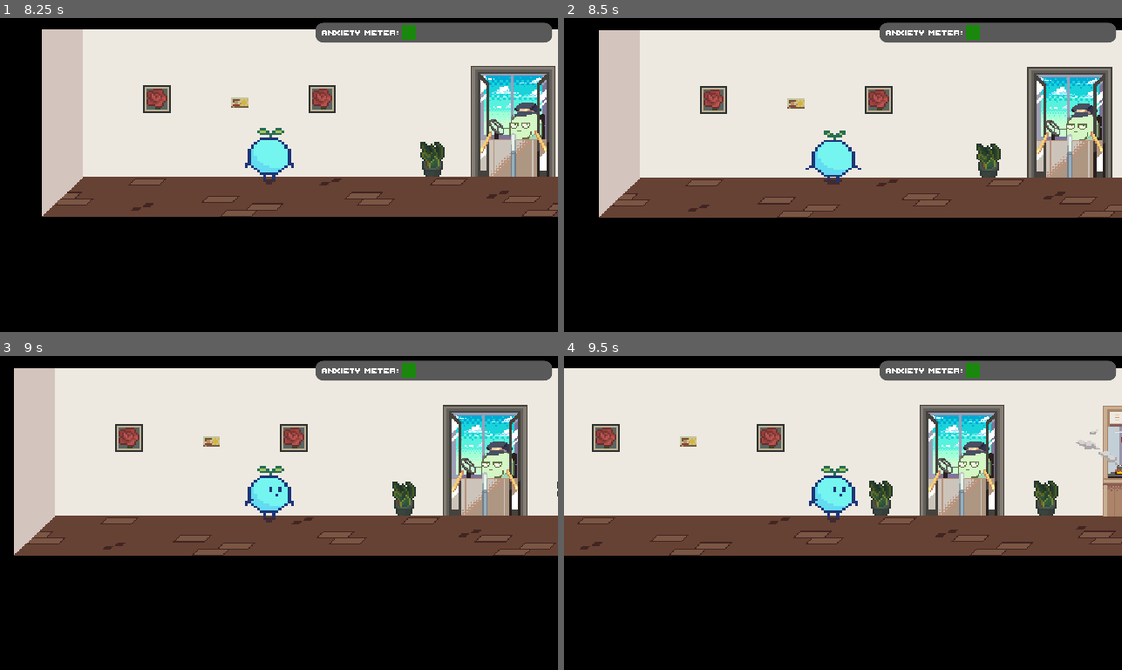
Above: before the commit, frames 1-4 (two rows, left to right).
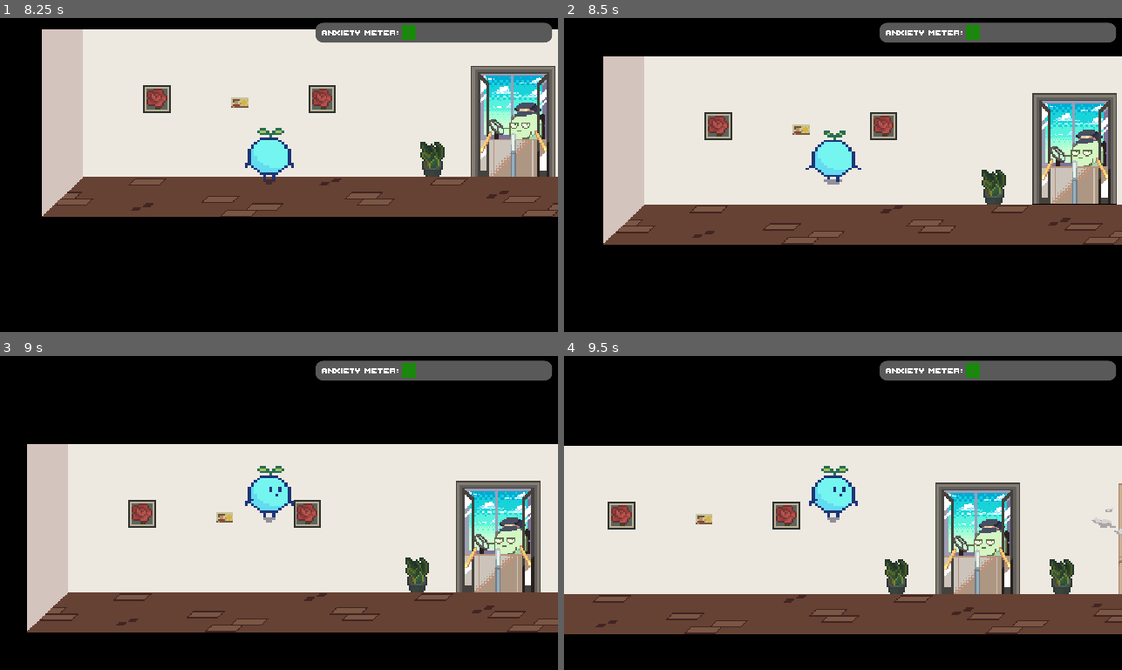
Above: after the commit, the same moments.

Repository: Tkaixiang/Microbform
Game: Godot game, scene res://Rooms/World.tscn
The game is run twice, just before and just after one commit, with the same random seed, the same clock (stepped at 60 frames per second) and the same inputs.
Inputs (mouse positions are in pixels of both pictures, inside the frame that each line leads up to):
- Up to frame 1 (8.25 s): tap Enter (enter) at 0.5, 0.6, 2.1, 2.75, 2.85, 3.5, 3.6, 4.25, 4.35, 5.75, 5.85, 6.6, 7.25, 7.35, 8.1 s; hold Right (ui_right) 0.53-1.25 s; click "Start Game" at 1.25 s; hold Down (ui_down) 2.03-2.78 s; hold Right (ui_right) 2.78-3.53 s; hold Up (ui_up) 3.53-4.28 s; hold Left (ui_left) 4.28-5 s; click (267, 284) at 5.02 s; type "Alex" at 5.1 s; hold Left (ui_left) 5.78-6.53 s; hold Down (ui_down) 6.53-7.28 s; hold Right (ui_right) 7.28-8.03 s; hold Up (ui_up) from 8.03 s (still down)
- Up to frame 2 (8.5 s): keep holding Up (ui_up)
- Up to frame 3 (9 s): release Up (ui_up) at 8.78 s; hold Right (ui_right) from 8.78 s (still down); tap Enter (enter) at 8.85 s
- Up to frame 4 (9.5 s): keep holding Right (ui_right)

Frame 1 is identical in both runs. In frame 2, 31% of the frame differs, in the area x 6-100%, y 3-73%; in frame 3, 63%; in frame 4, 67%, in the area x 0-100%, y 3-89%.

Commit message:
add canteen scene basic

Diff:
--- /dev/null
+++ b/Mindfulhacks/Rooms/Canteen.gd
@@ -0,0 +1,110 @@
+extends Node2D
+onready var root = get_tree().current_scene
+onready var player = $Player
+onready var SpeechText = $Player/Camera2D/SpeechText
+onready var STMsg = $Player/Camera2D/SpeechText/Msg
+onready var doorDones = [$DoorDone, $DoorDone2, $DoorDone3]
+var initState = 0
+var playerName = "MCB"
+
+var door1Area = false
+var door2Area = false
+var door3Area = false
+
+var introArea = false
+var introDoneState = false
+var bananaDoneState = false
+
+func _ready():
+	player.movement = false
+	for x in doorDones:
+		x.visible = false
+	SpeechText.connect("allDone", self, "_all_Done")
+	SpeechText.connect("selectedOption", self, "selectedOption")
+	initState = 1
+	SpeechText.setPic("res://assets/Player/playerBase.png")
+	SpeechText.addMsg("After a disastrous bus trip, you finally reach school.")
+	SpeechText.addMsg("~This is an innocent time skip~")
+	SpeechText.addMsg("Now, do you find your surroundings suspiciously familiar? ")
+	SpeechText.addMsg("Indeed, this is the source of nightmare, an unholy ground filled with malicious traps and evilness lurking behind pillars, the 18th floor of purgatory.")
+	SpeechText.addMsg("The Canteen.")
+	SpeechText.addMsg("Perhaps you feel overwhelmed by the chaotic waves of people before your eyes, or the near-deafening sounds of noisy conversations and frequent...")
+	SpeechText.addMsg("...abrupt screams. Perhaps you shrink away the eyes of strangers judging every single of your gestures. Perhaps you are too sharply aware of...")
+	SpeechText.addMsg("... your lonesome figure, and are leaning towards deciding that the chocolate bar from the distant vending machine would make for a more wonderful...")
+	SpeechText.addQuestion("...lunch instead.", ["Neither god nor demon shall take away my food!", "My anxiety is all in my head. I'm just buying lunch, what the heck...", "*Brain already short-circuited."])
+	SpeechText.playNext()
+
+func _all_Done(type):
+	if (initState == 1):
+		SpeechText.visible = true
+		STMsg.visible = false
+		initState = 2
+	elif (initState == 3):
+		player.movement = true
+
+func selectedOption(option):
+	player.movement = true
+	SpeechText.stopNReset()
+	# if (initState == 3):
+		#SpeechText.stopNReset()
+		#if (option == 1):
+			#if (door1Area):
+				#root.gotoScene("res://Rooms/TestScene.tscn")
+			#elif (door2Area):
+				#pass
+			#elif (door3Area):
+				#pass
+
+func setDoorDone(number):
+	doorDones[number].visible = true
+
+func _on_Door1_area_entered(area):
+	door1Area = true
+	if (not root.doorDoneState[0]):
+		SpeechText.addMsg("Ah, it's time to take the bus to school before I am late! Gas gas gas ")
+		SpeechText.addQuestion("Take the bus?", ["Yes", "No"])
+		SpeechText.playNext()
+func _on_Door1_area_exited(area):
+	SpeechText.stopNReset()
+	door1Area = false
+
+func _on_Door2_area_entered(area):
+	door2Area = true
+
+	if (not root.doorDoneState[1]):
+		SpeechText.addMsg("The business, social and economical capital of this civilisation. Where everything goes down.")
+		SpeechText.addQuestion("Head to the canteen?", ["Yes", "No"])
+		SpeechText.playNext()
+func _on_Door2_area_exited(area):
+	SpeechText.stopNReset()
+	door2Area = false
+
+func _on_Door3_area_entered(area):
+	door3Area = true
+
+	if (not root.doorDoneState[2]):
+		SpeechText.addMsg("It's my friend MCB's birthday! Join me as we are going on a trip in our favourite rocket shi- I mean, on a trip to the party!")
+		SpeechText.addQuestion("Head to the party?", ["Yes", "No"])
+		SpeechText.playNext()
+
+func _on_Door3_area_exited(area):
+	SpeechText.stopNReset()
+	door3Area = false
+
+func _on_Banana_area_entered(area):
+
+	if (not bananaDoneState):
+		player.movement = false
+
+		SpeechText.addMsg("Crash!")
+		SpeechText.addMsg("As you are wondering why your world has suddenly turned 180 degrees, a burst of stinging pain registers in your knees.")
+		SpeechText.addMsg("Congratulations on triggering the flag of one of the most embarassing incidents that can happen in a canteen, tripping over a banana peel!")
+		# should probably be something like player stands up here
+		SpeechText.addMsg("Almost everybody's gazes are on your body, and no, this time it is not your made-up illusion.")
+		SpeechText.addMsg("As you slowly stand up, uncontrollable thoughts such as 'I want to jump into a hole right now' and 'Why am I so stupid goddamnit' pour into...")
+		SpeechText.addMsg("...your mind.")
+		SpeechText.addMsg("It feels as if the stares of the people around you are full of judgement and disdain for your idiocy.")
+		SpeechText.addQuestion("What will you do?", ["Go into panic attack mode.", "Smile. Tripping over things is perfectly normal human behavior.", "Take a deep breath, and continue walking forward. Your stomach is still growling."])
+		SpeechText.playNext()
+
+		bananaDoneState = true
--- /dev/null
+++ b/Mindfulhacks/Rooms/Canteen.tscn
@@ -0,0 +1,200 @@
+[gd_scene load_steps=12 format=2]
+
+[ext_resource path="res://assets/Speech Text/SpeechText.tscn" type="PackedScene" id=1]
+[ext_resource path="res://assets/Player/Player.tscn" type="PackedScene" id=2]
+[ext_resource path="res://assets/AnxietyMeter/AnxietyMeter.tscn" type="PackedScene" id=3]
+[ext_resource path="res://Rooms/Canteen.gd" type="Script" id=4]
+[ext_resource path="res://assets/Canteen/canteen interior.png" type="Texture" id=5]
+[ext_resource path="res://assets/Fonts/Smaller.tres" type="DynamicFont" id=6]
+
+[sub_resource type="RectangleShape2D" id=1]
+extents = Vector2( 159.137, 21.868 )
+
+[sub_resource type="RectangleShape2D" id=2]
+extents = Vector2( 3.526, 50.0494 )
+
+[sub_resource type="RectangleShape2D" id=5]
+extents = Vector2( 2.22766, 5.29675 )
+
+[sub_resource type="RectangleShape2D" id=3]
+extents = Vector2( 19.8454, 8.6911 )
+
+[sub_resource type="CircleShape2D" id=4]
+radius = 8.05622
+
+[node name="Canteen" type="Node2D"]
+script = ExtResource( 4 )
+
+[node name="StaticBody2D" type="StaticBody2D" parent="."]
+__meta__ = {
+"_edit_lock_": true
+}
+
+[node name="corridor (without door)" type="Sprite" parent="StaticBody2D"]
+position = Vector2( 92.6864, 49.9547 )
+scale = Vector2( 0.456737, 0.646846 )
+texture = ExtResource( 5 )
+
+[node name="TopLeft" type="CollisionPolygon2D" parent="StaticBody2D"]
+scale = Vector2( 0.890059, 0.992668 )
+polygon = PoolVector2Array( 0.207684, 97.5393, 15.3438, 65.1648, 359.559, 65.7345, 359.138, 0.831429, 0.207687, 0.415789 )
+
+[node name="Bottom" type="CollisionShape2D" parent="StaticBody2D"]
+position = Vector2( 162.88, 118.637 )
+shape = SubResource( 1 )
+
+[node name="Right" type="CollisionShape2D" parent="StaticBody2D"]
+position = Vector2( 322.136, 76.0391 )
+shape = SubResource( 2 )
+
+[node name="CollisionShape2D" type="CollisionShape2D" parent="StaticBody2D"]
+position = Vector2( 68.4779, 71.522 )
+shape = SubResource( 5 )
+
+[node name="Door1" type="Area2D" parent="."]
+scale = Vector2( 0.890059, 0.992668 )
+
+[node name="CollisionShape2D" type="CollisionShape2D" parent="Door1"]
+position = Vector2( 182.999, 67.0757 )
+shape = SubResource( 3 )
+
+[node name="Door2" type="Area2D" parent="."]
+position = Vector2( 36, 0 )
+scale = Vector2( 0.890059, 0.992668 )
+
+[node name="CollisionShape2D" type="CollisionShape2D" parent="Door2"]
+position = Vector2( 214.75, 67.0757 )
+shape = SubResource( 3 )
+
+[node name="Door3" type="Area2D" parent="."]
+position = Vector2( 27, 0 )
+scale = Vector2( 0.890059, 0.992668 )
+
+[node name="CollisionShape2D" type="CollisionShape2D" parent="Door3"]
+position = Vector2( 297.529, 67.0757 )
+shape = SubResource( 3 )
+
+[node name="DoorDone" type="Control" parent="."]
+margin_left = 143.002
+margin_top = 44.0007
+margin_right = 183.002
+margin_bottom = 84.0007
+__meta__ = {
+"_edit_use_anchors_": false
+}
+
+[node name="Panel" type="Panel" parent="DoorDone"]
+margin_top = 2.18921
+margin_right = 41.0
+margin_bottom = 13.1892
+rect_rotation = -18.7
+__meta__ = {
+"_edit_use_anchors_": false
+}
+
+[node name="Done" type="Label" parent="DoorDone"]
+margin_left = 3.0
+margin_top = 1.18921
+margin_right = 39.0
+margin_bottom = 11.1892
+rect_rotation = -18.652
+custom_fonts/font = ExtResource( 6 )
+custom_colors/font_color = Color( 0.87451, 0, 0, 1 )
+text = "Anxiety"
+__meta__ = {
+"_edit_use_anchors_": false
+}
+
+[node name="DoorDone2" type="Control" parent="."]
+margin_left = 205.002
+margin_top = 44.0007
+margin_right = 245.002
+margin_bottom = 84.0007
+__meta__ = {
+"_edit_use_anchors_": false
+}
+
+[node name="Panel" type="Panel" parent="DoorDone2"]
+margin_top = 2.18921
+margin_right = 41.0
+margin_bottom = 13.1892
+rect_rotation = -18.7
+__meta__ = {
+"_edit_use_anchors_": false
+}
+
+[node name="Done" type="Label" parent="DoorDone2"]
+margin_left = 3.0
+margin_top = 1.18921
+margin_right = 39.0
+margin_bottom = 11.1892
+rect_rotation = -18.652
+custom_fonts/font = ExtResource( 6 )
+custom_colors/font_color = Color( 0.87451, 0, 0, 1 )
+text = "Anxiety"
+__meta__ = {
+"_edit_use_anchors_": false
+}
+
+[node name="DoorDone3" type="Control" parent="."]
+margin_left = 270.002
+margin_top = 44.0007
+margin_right = 310.002
+margin_bottom = 84.0007
+__meta__ = {
+"_edit_use_anchors_": false
+}
+
+[node name="Panel" type="Panel" parent="DoorDone3"]
+margin_top = 2.18921
+margin_right = 41.0
+margin_bottom = 13.1892
+rect_rotation = -18.7
+__meta__ = {
+"_edit_use_anchors_": false
+}
+
+[node name="Done" type="Label" parent="DoorDone3"]
+margin_left = 3.0
+margin_top = 1.18921
+margin_right = 39.0
+margin_bottom = 11.1892
+rect_rotation = -18.652
+custom_fonts/font = ExtResource( 6 )
+custom_colors/font_color = Color( 0.87451, 0, 0, 1 )
+text = "Anxiety"
+__meta__ = {
+"_edit_use_anchors_": false
+}
+
+[node name="Player" parent="." instance=ExtResource( 2 )]
+position = Vector2( 31.4818, 75.7965 )
+scale = Vector2( 1.05674, 1.20685 )
+
+[node name="Camera2D" type="Camera2D" parent="Player"]
+position = Vector2( 3.78523, 2.66686 )
+current = true
+zoom = Vector2( 0.6, 0.9 )
+
+[node name="AnxietyMeter" parent="Player/Camera2D" instance=ExtResource( 3 )]
+margin_left = 11.8436
+margin_top = -65.4721
+margin_right = 11.8436
+margin_bottom = -65.4721
+rect_scale = Vector2( 0.261429, 0.298159 )
+
+[node name="SpeechText" parent="Player/Camera2D" instance=ExtResource( 1 )]
+margin_left = -89.5722
+margin_top = 16.228
+margin_right = -89.5722
+margin_bottom = 16.228
+rect_scale = Vector2( 0.56, 0.741 )
+
+[node name="Banana" type="Area2D" parent="."]
+
+[node name="CollisionShape2D" type="CollisionShape2D" parent="Banana"]
+position = Vector2( 58.2206, 84.0007 )
+scale = Vector2( 0.45, 0.45 )
+shape = SubResource( 4 )
+
+[connection signal="area_entered" from="Banana" to="." method="_on_Banana_area_entered"]
--- a/Mindfulhacks/Rooms/StartingRoom.tscn
+++ b/Mindfulhacks/Rooms/StartingRoom.tscn
@@ -13,13 +13,7 @@
 [ext_resource path="res://assets/StartingRoom/street door.png" type="Texture" id=11]
 [ext_resource path="res://assets/AnxietyMeter/AnxietyMeter.tscn" type="PackedScene" id=12]
 
-[sub_resource type="RectangleShape2D" id=1]
-extents = Vector2( 159.137, 21.868 )
-
-[sub_resource type="RectangleShape2D" id=2]
-extents = Vector2( 3.526, 50.0494 )
-
-[sub_resource type="TileSet" id=3]
+[sub_resource type="TileSet" id=1]
 0/name = "interiorPack.png 0"
 0/texture = ExtResource( 10 )
 0/tex_offset = Vector2( 0, 0 )
@@ -77,6 +71,12 @@
 3/shapes = [  ]
 3/z_index = 0
 
+[sub_resource type="RectangleShape2D" id=2]
+extents = Vector2( 159.137, 21.868 )
+
+[sub_resource type="RectangleShape2D" id=3]
+extents = Vector2( 3.526, 50.0494 )
+
 [sub_resource type="RectangleShape2D" id=4]
 extents = Vector2( 19.8454, 8.6911 )
 
@@ -108,25 +108,25 @@
 scale = Vector2( 0.459707, 0.643537 )
 texture = ExtResource( 11 )
 
-[node name="TopLeft" type="CollisionPolygon2D" parent="StaticBody2D"]
-scale = Vector2( 0.890059, 0.992668 )
-polygon = PoolVector2Array( 0.207684, 97.5393, 15.3438, 65.1648, 359.559, 65.7345, 359.138, 0.831429, 0.207687, 0.415789 )
-
-[node name="Bottom" type="CollisionShape2D" parent="StaticBody2D"]
-position = Vector2( 160.191, 119.828 )
-shape = SubResource( 1 )
-
-[node name="Right" type="CollisionShape2D" parent="StaticBody2D"]
-position = Vector2( 322.136, 76.0391 )
-shape = SubResource( 2 )
-
 [node name="InteriorDeco" type="TileMap" parent="."]
 position = Vector2( -59.173, 101 )
 scale = Vector2( 0.591774, 0.894276 )
-tile_set = SubResource( 3 )
+tile_set = SubResource( 1 )
 cell_size = Vector2( 16, 16 )
 format = 1
 tile_data = PoolIntArray( -327670, 1, 0, -327667, 2, 0, -327664, 1, 0, -196588, 3, 0, -196582, 3, 0, -196575, 3, 0, -196569, 3, 0 )
+
+[node name="TopLeft" type="CollisionPolygon2D" parent="."]
+scale = Vector2( 0.890059, 0.992668 )
+polygon = PoolVector2Array( 0.207684, 97.5393, 15.3438, 65.1648, 359.559, 65.7345, 359.138, 0.831429, 0.207687, 0.415789 )
+
+[node name="Bottom" type="CollisionShape2D" parent="."]
+position = Vector2( 160.191, 119.828 )
+shape = SubResource( 2 )
+
+[node name="Right" type="CollisionShape2D" parent="."]
+position = Vector2( 322.136, 76.0391 )
+shape = SubResource( 3 )
 
 [node name="Door1" type="Area2D" parent="."]
 scale = Vector2( 0.890059, 0.992668 )
Binary file added: Mindfulhacks/assets/Canteen/canteen interior.png
Not shown, added: Mindfulhacks/assets/Canteen/canteen interior.png.import
